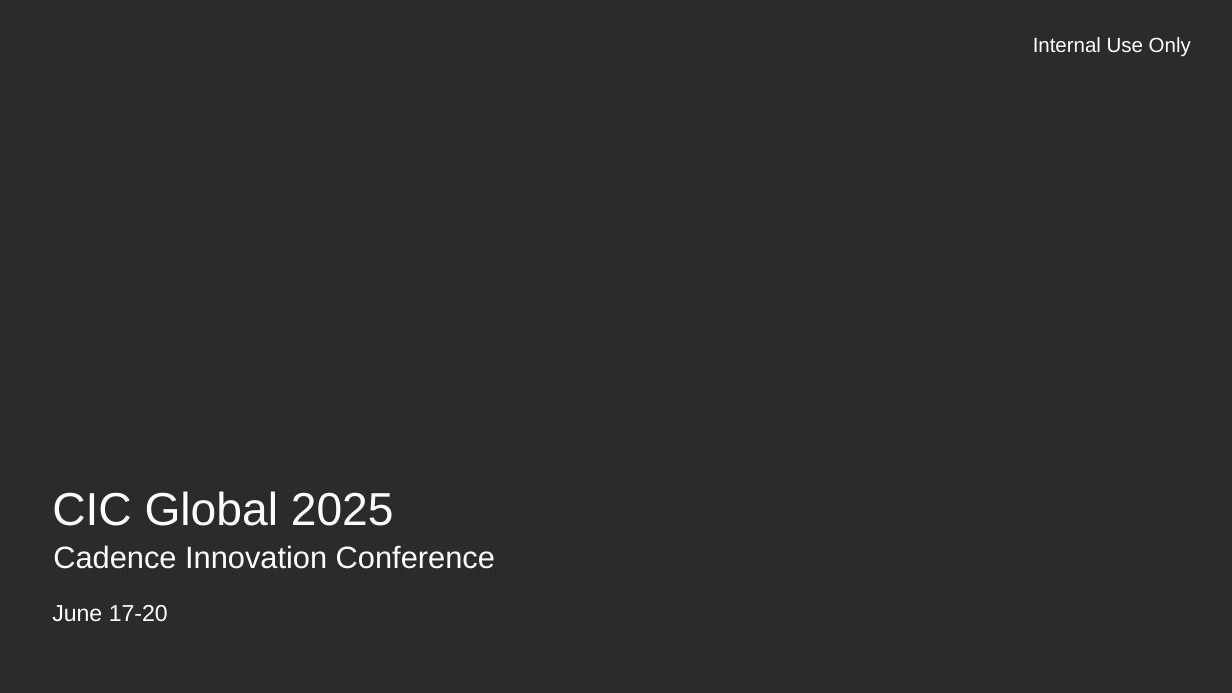
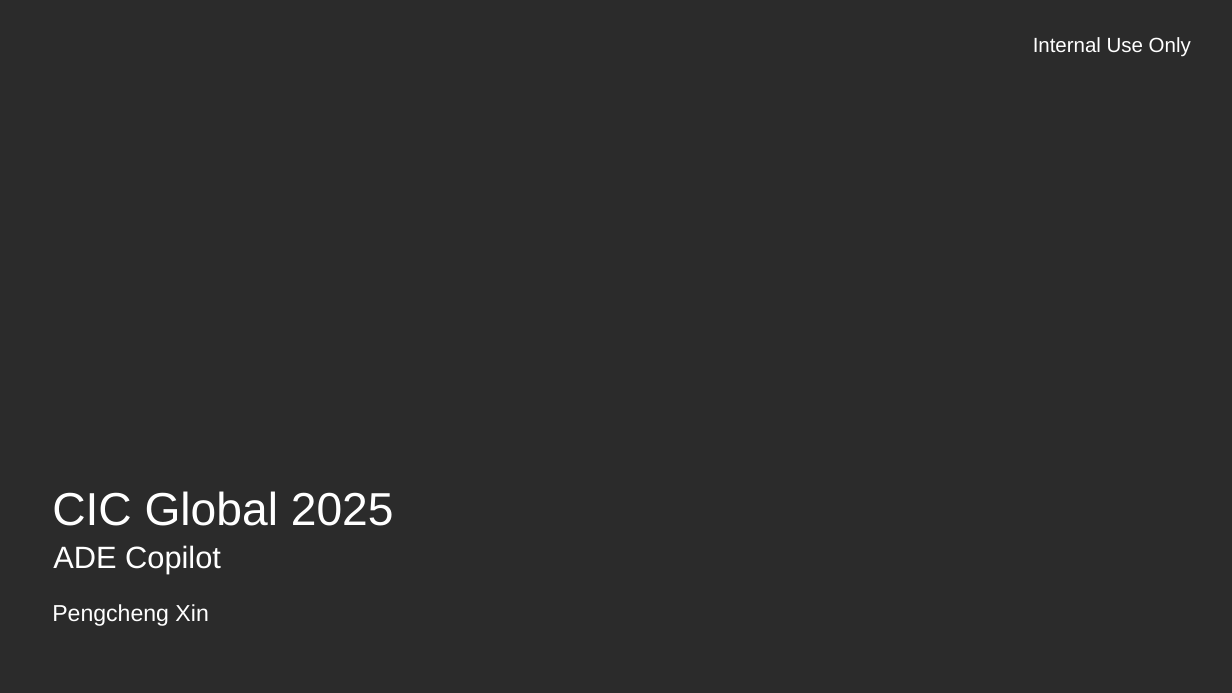
Before and after one commit to xpc123/forSync, a slide deck: slide 1 of ADE_copilot/CIC-2025_PPT_ADECopilot.pptx. Drawn at 1232x693 pixels with LibreOffice and Linux fonts; fonts in the diff are those of the drawing; background and template pictures are left out; a plain dark background stands for a picture behind light text. Boxes give left, top, right and bottom in pixels: in the first picture for what was removed or moved away, otherwise in the second. Text is boxed around its words. In the diff, an @@ line names an element or a change of style, - is before the commit and + after.

```diff
--- a/ADE_copilot/CIC-2025_PPT_ADECopilot.pptx
+++ b/ADE_copilot/CIC-2025_PPT_ADECopilot.pptx
@@ subtitle at (53, 545, 221, 574): text changed @@
-Cadence Innovation Conference
+ADE Copilot
@@ text at (52, 604, 208, 626): text changed @@
-June 17-20
+Pengcheng Xin
```
Also in this commit, not shown: 6 other slides changed, 1 slide removed, 7 other files.
